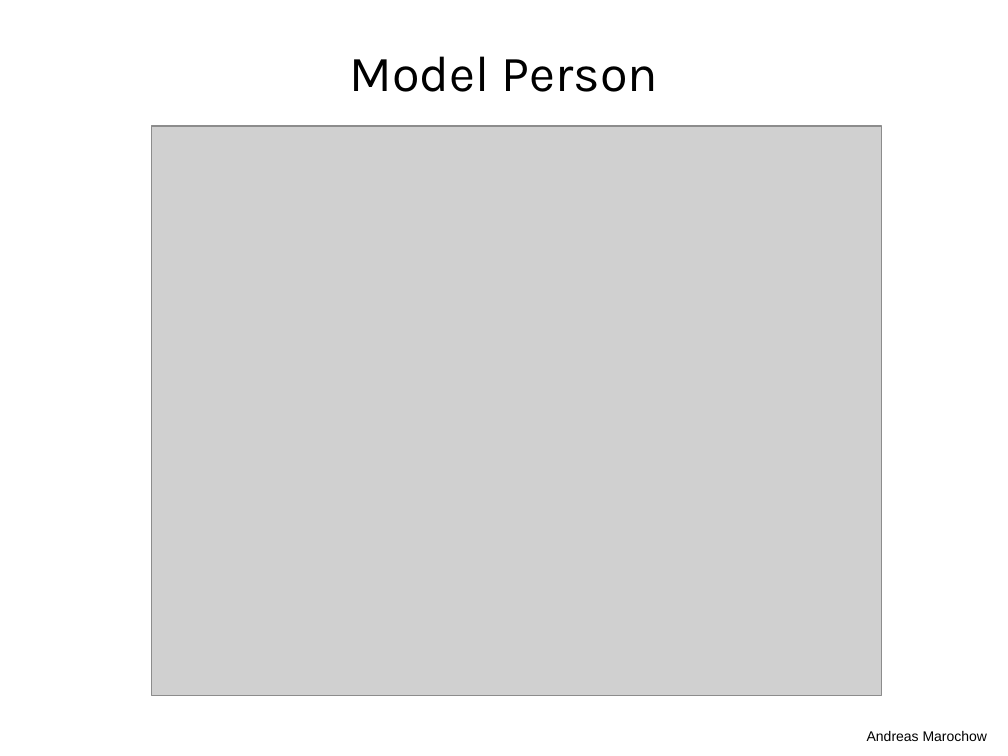
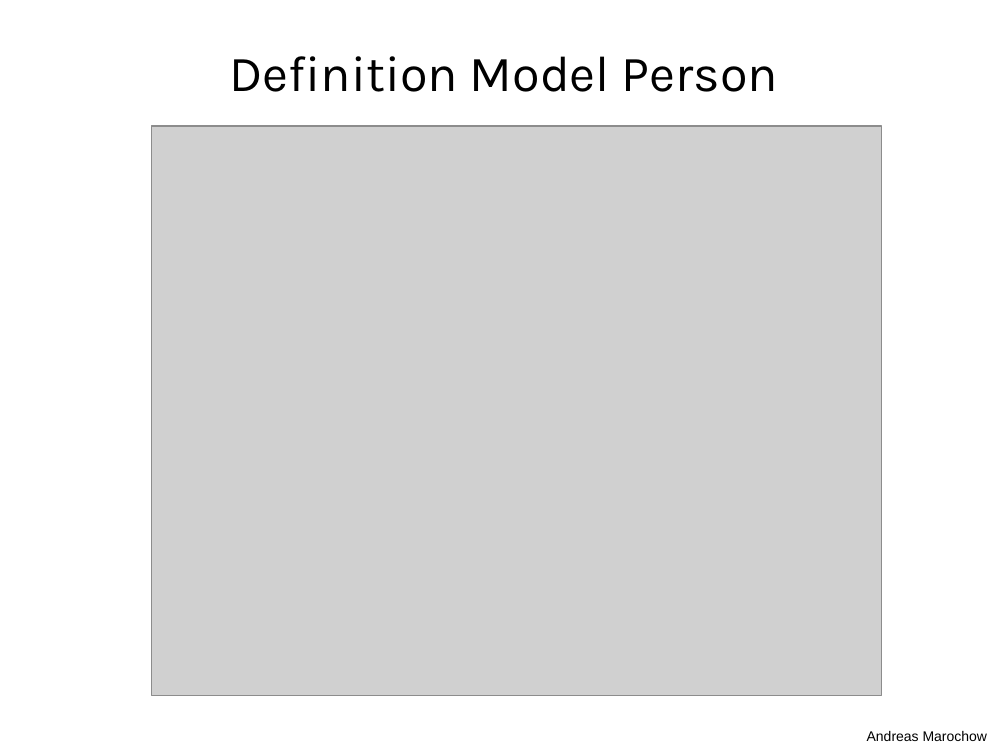
Before and after one commit to freezzer/flow, a slide deck: slide 12 of docs/Flow.ppt. Drawn at 1008x756 pixels with LibreOffice and Linux fonts; fonts in the diff are those of the drawing; grey boxes stand for pictures. Boxes give left, top, right and bottom in pixels: in the first picture for what was removed or moved away, otherwise in the second. Text is boxed around its words. In the diff, an @@ line names an element or a change of style, - is before the commit and + after.

```diff
--- a/docs/Flow.ppt
+++ b/docs/Flow.ppt
@@ title at (229,56,778,92): text changed @@
-Model Person
+Definition Model Person
```
Also in this commit, not shown: 4 other slides changed, 4 other files.
